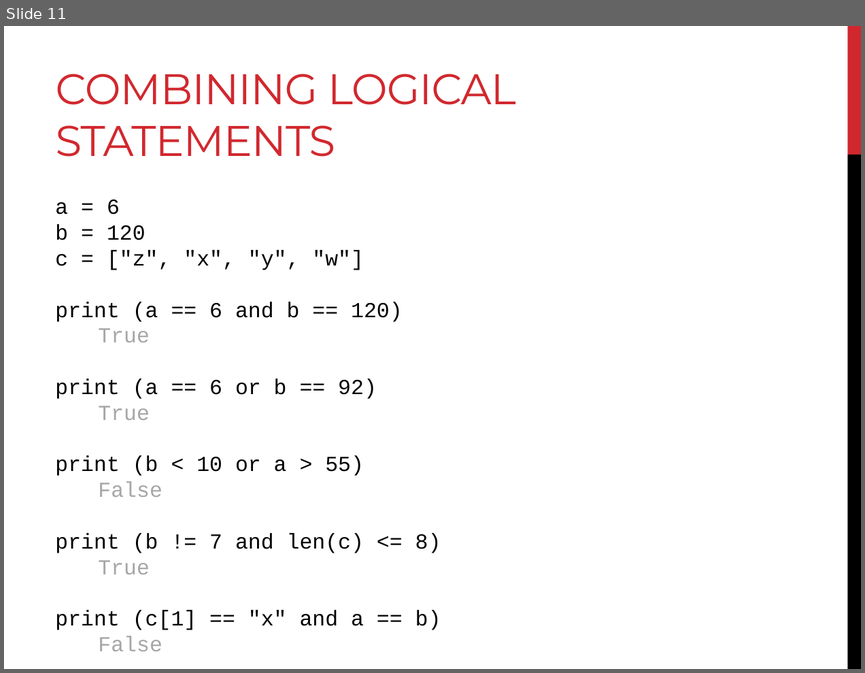
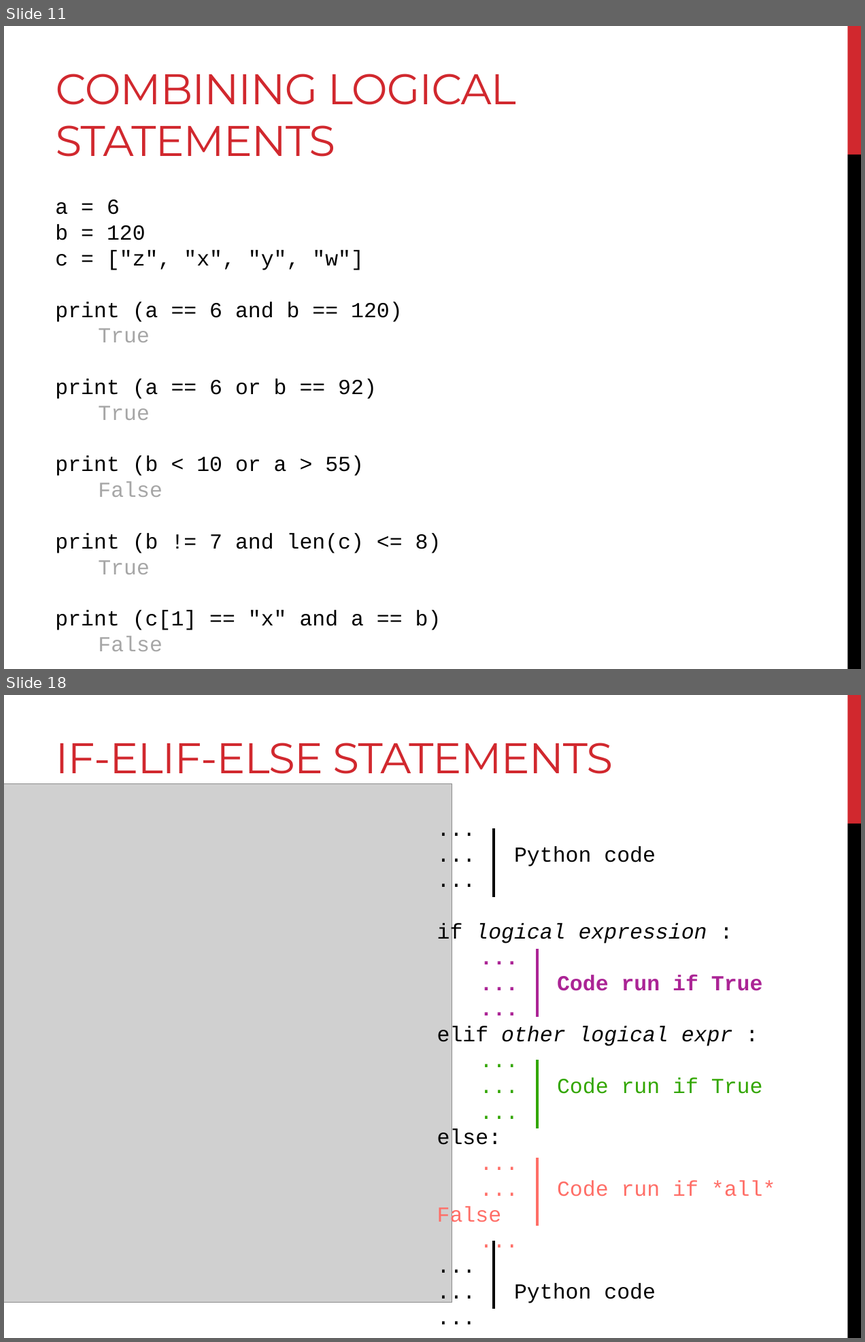
Before and after one commit to BjornFJohansson/ccbb_bigdata2015_python, a slide deck: slides/day2_slides.pptx. Shown one above the other, each under a label of ours: slide 11 before the commit, slides 11 and 18 after it; the slides between them are not shown. The pictures are 865x673 and 865x1342 pixels, drawn with LibreOffice and Linux fonts; fonts in the diff are those of the drawing; grey boxes stand for pictures. Boxes give left, top, right and bottom in pixels: in the first picture for what was removed or moved away, otherwise in the second. Text is boxed around its words. In the diff, an @@ line names an element or a change of style, - is before the commit and + after.

```diff
--- a/slides/day2_slides.pptx
+++ b/slides/day2_slides.pptx
@@ slide 18 added at [4, 695, 861, 1338], background #FFFFFF; not listed: 2 template elements that a slide beside it also shows @@
@@ title added at [56, 743, 613, 784], 36 pt, text #D1282E @@
+IF-ELIF-ELSE STATEMENTS
@@ picture added at [4, 784, 452, 1302] @@
@@ line added from (494, 829) to (494, 897), #000000 2.25 pt @@
@@ text added at [437, 846, 775, 1303], 18 pt, text #000000 @@
+...
+... Python code
+...
+if logical expression :
+...
+... Code run if True
+...
+elif other logical expr :
+...
+... Code run if True
+...
+else:
+...
+... Code run if *all* False
+...
+...
+... Python code
+...
@@ line added from (537, 949) to (537, 1016), #AB2495 2.25 pt @@
@@ line added from (537, 1060) to (537, 1127), #32A600 2.25 pt @@
@@ line added from (537, 1157) to (537, 1225), #FF6E67 2.25 pt @@
@@ line added from (494, 1240) to (494, 1308), #000000 2.25 pt @@
```
Also in this commit, not shown: 2 slides changed, 29 other slides added, 1 slide removed, 1 other file.
